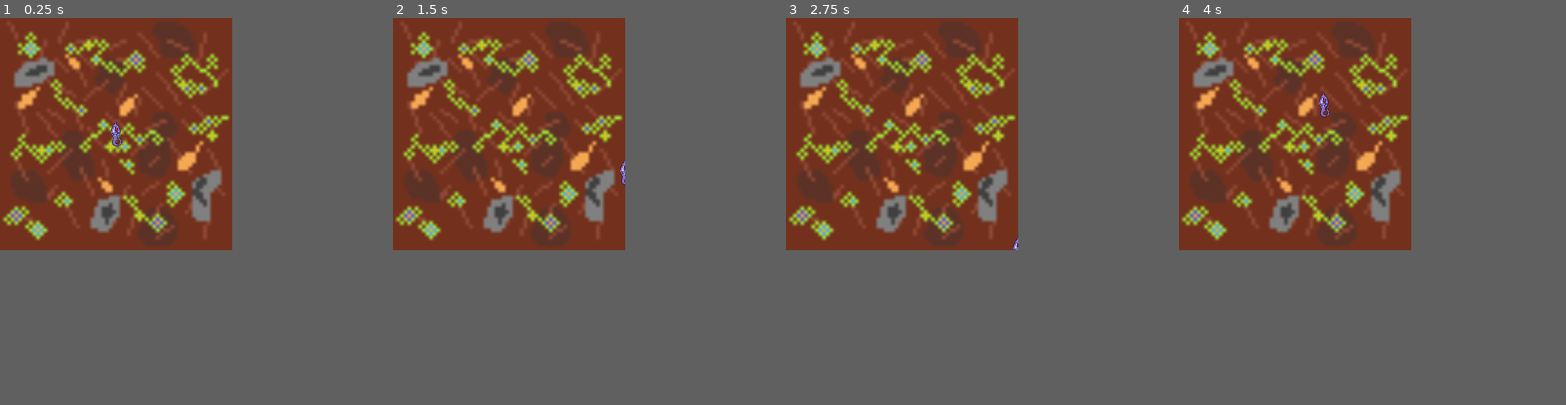
Above: before the commit, frames 1-4 (left to right).
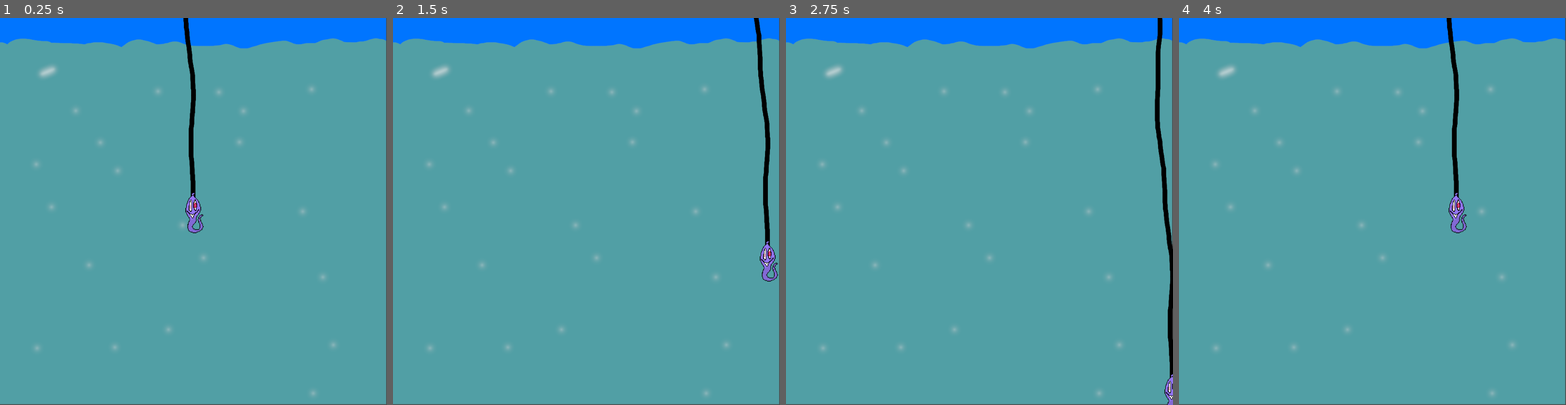
Above: after the commit, the same moments.

Repository: circular-donut/dbhq_game
Game: Godot game, scene res://main.tscn
Same seed, same stepped clock (60 frames per second), same inputs: the game is played once before the commit and once after it.
Inputs:
- Up to frame 1 (0.25 s): no input
- Up to frame 2 (1.5 s): tap Enter at 0.5 s; hold Right (move_right) 0.53-1.28 s; hold Down (move_down) from 1.28 s (still down)
- Up to frame 3 (2.75 s): release Down (move_down) at 2.03 s; hold Right (move_right) from 2.03 s (still down)
- Up to frame 4 (4 s): tap Space at 2.75 s; release Right (move_right) at 2.78 s; hold Up (move_up) 2.78-3.53 s; hold Left (move_left) from 3.53 s (still down)
The window is 480x480 before the commit and 800x800 after it. Grey fills any space a smaller window leaves; there, only what the larger window draws over its background counts as a difference.

The runs differ from the first frame. In frame 1, 39% of the frame differs, in the area x 0-100%, y 0-100%; in frame 2, 40%; in frame 3, 40%; in frame 4, 40%.

Commit message:
add rebounding input

Diff:
--- a/main.gd
+++ b/main.gd
@@ -4,7 +4,7 @@
 # Called when the node enters the scene tree for the first time.
 func _ready():
 	$player.start($start_position.position)
-	$game_music.play()
+	#$game_music.play()
 
 
 # Called every frame. 'delta' is the elapsed time since the previous frame.
--- a/main.tscn
+++ b/main.tscn
@@ -1,22 +1,42 @@
-[gd_scene load_steps=5 format=3 uid="uid://cfkn1djskxlay"]
+[gd_scene load_steps=7 format=3 uid="uid://cfkn1djskxlay"]
 
-[ext_resource type="PackedScene" uid="uid://bhlc0l1bkirde" path="res://the_world.tscn" id="1_aedtf"]
 [ext_resource type="Script" path="res://main.gd" id="1_s6qry"]
+[ext_resource type="Texture2D" uid="uid://dwnfyyd6becl7" path="res://water.png" id="2_0hwfj"]
 [ext_resource type="PackedScene" uid="uid://bauwdpdq0anp7" path="res://player.tscn" id="2_odif2"]
+[ext_resource type="Texture2D" uid="uid://bgr7dagv25voh" path="res://fisihing_line.png" id="4_86cm4"]
 [ext_resource type="AudioStream" uid="uid://d35mhmxs3ntj7" path="res://game_jam_loop.mp3" id="4_l01t4"]
+
+[sub_resource type="Curve2D" id="Curve2D_28x3x"]
 
 [node name="Main" type="Node"]
 script = ExtResource("1_s6qry")
 
-[node name="Node2D" parent="." instance=ExtResource("1_aedtf")]
-position = Vector2(232, 231)
-
-[node name="player" parent="." instance=ExtResource("2_odif2")]
-position = Vector2(234, 233)
-scale = Vector2(5, 5)
+[node name="Water" type="Sprite2D" parent="."]
+position = Vector2(478, 478)
+scale = Vector2(1, 1)
+texture = ExtResource("2_0hwfj")
 
 [node name="start_position" type="Marker2D" parent="."]
-position = Vector2(240, 240)
+position = Vector2(481, 444)
 
 [node name="game_music" type="AudioStreamPlayer" parent="."]
 stream = ExtResource("4_l01t4")
+
+[node name="player" parent="." instance=ExtResource("2_odif2")]
+z_index = 10
+z_as_relative = false
+position = Vector2(242, 233)
+scale = Vector2(10, 10)
+
+[node name="Path2D" type="Path2D" parent="player"]
+curve = SubResource("Curve2D_28x3x")
+
+[node name="PathFollow2D" type="PathFollow2D" parent="player/Path2D"]
+position = Vector2(25.1, -27.1)
+scale = Vector2(0.1, 0.1)
+
+[node name="FisihingLine" type="Sprite2D" parent="player/Path2D/PathFollow2D"]
+z_index = 1
+z_as_relative = false
+position = Vector2(-246, -209)
+texture = ExtResource("4_86cm4")
--- a/player.gd
+++ b/player.gd
@@ -1,7 +1,7 @@
 extends Area2D
 
 var angular_speed = PI
-@export var speed = 400 # How fast the player will move (pixels/sec).
+@export var speed = 600 # How fast the player will move (pixels/sec).
 var screen_size # Size of the game window.
 
 func _ready():
@@ -14,15 +14,29 @@
 	$CollisionShape2D.disabled = false
 
 func _process(delta):
-	var velocity = Vector2.ZERO # The player's movement vector.
-	if Input.is_action_pressed(&"move_right"):
-		velocity.x += 1
-	if Input.is_action_pressed(&"move_left"):
-		velocity.x -= 1
-	if Input.is_action_pressed(&"move_down"):
-		velocity.y += 1
-	if Input.is_action_pressed(&"move_up"):
-		velocity.y -= 1
+	var velocity = Vector2.ZERO # The player's movement vector. \
+	#if any input
+	if  Input.is_action_pressed(&"move_right") || Input.is_action_pressed(&"move_left") || Input.is_action_pressed(&"move_down") ||Input.is_action_pressed(&"move_up"):
+		if Input.is_action_pressed(&"move_right"):
+			velocity.x += 1
+		if Input.is_action_pressed(&"move_left"):
+			velocity.x -= 1
+		if Input.is_action_pressed(&"move_down"):
+			velocity.y += 1
+		if Input.is_action_pressed(&"move_up"):
+			velocity.y -= 1
+	#if no input return to center
+	else:
+		if position.x > 500:
+			velocity.x -= 1
+		if position.x < 480:
+			velocity.x += 1
+		if position.y > 500:
+			velocity.y -= 1
+		if position.y < 480:
+			velocity.y += 1
+
+
 
 	if velocity.length() > 0:
 		velocity = velocity.normalized() * speed
@@ -32,11 +46,3 @@
 
 	position += velocity * delta
 	position = position.clamp(Vector2.ZERO, screen_size)
-
-	# if velocity.x != 0:
-	# 	$AnimatedSprite2D.animation = &"right"
-	# 	$AnimatedSprite2D.flip_v = false
-	# 	$AnimatedSprite2D.flip_h = velocity.x < 0
-	# elif velocity.y != 0:
-	# 	$AnimatedSprite2D.animation = &"up"
-	# 	$AnimatedSprite2D.flip_v = velocity.y > 0
--- a/project.godot
+++ b/project.godot
@@ -17,8 +17,9 @@
 
 [display]
 
-window/size/viewport_width=480
-window/size/viewport_height=480
+window/size/viewport_width=960
+window/size/viewport_height=960
+window/size/mode=2
 window/stretch/mode="viewport"
 
 [input]
Binary file added: fisihing_line.png
Not shown, added: fisihing_line.png.import
Binary file added: water.png
Not shown, added: water.png.import
